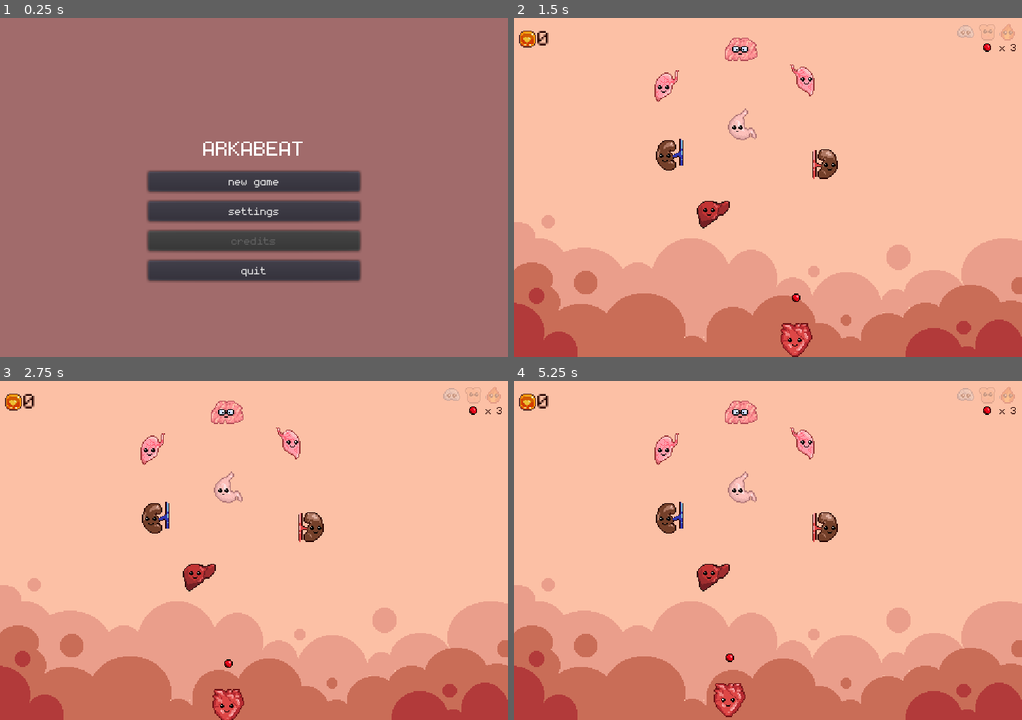
Above: before the commit, frames 1-4 (two rows, left to right).
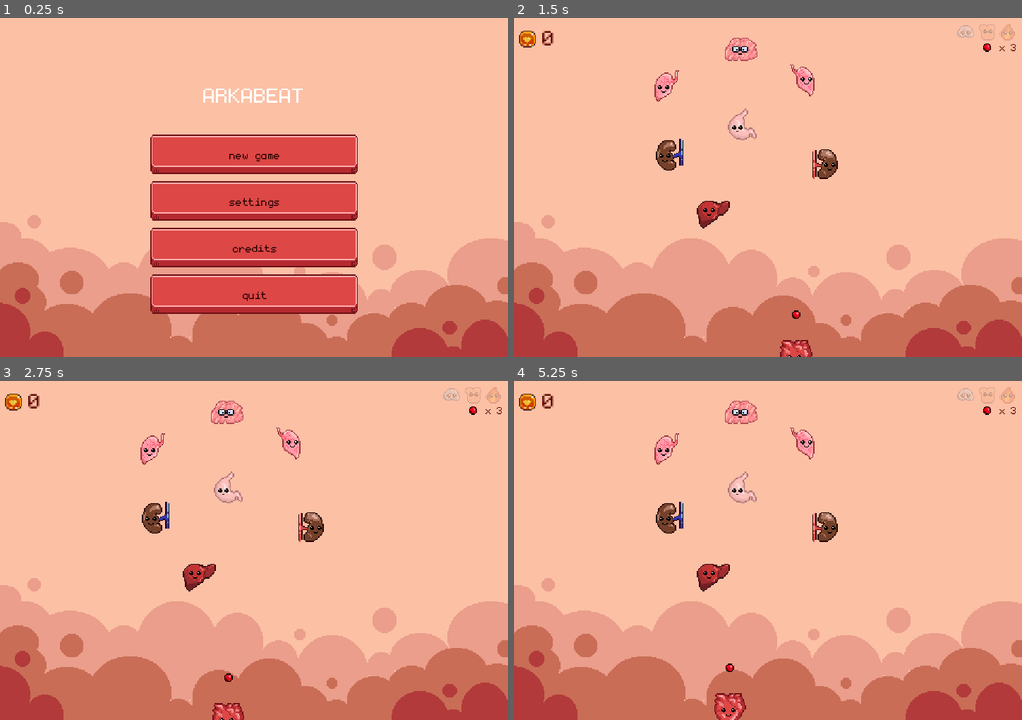
Above: after the commit, the same moments.

Repository: dmitriy-shmilo/arkabeat
Game: Godot game, scene res://screens/title/title.tscn
Two runs of this game, one before a commit and one after it. Both use one fixed random seed, a clock stepped at 60 frames per second and the inputs below. Sound files missing from this copy of the repository are replaced by a short silence.
Inputs (mouse positions are in pixels of both pictures, inside the frame that each line leads up to):
- Up to frame 1 (0.25 s): no input
- Up to frame 2 (1.5 s): click "new game" at 0.5 s; tap Enter at 1.25 s; move the mouse to (798, 187) at 1.27 s
- Up to frame 3 (2.75 s): tap Space at 2 s; move the mouse to (228, 550) at 2.02 s
- Up to frame 4 (5.25 s): tap Enter at 2.75, 4.25 s; move the mouse to (778, 543) at 2.77 s; tap Space at 3.5, 5 s; move the mouse to (762, 557) at 3.52 s; move the mouse to (803, 553) at 4.27 s; move the mouse to (727, 547) at 5.02 s

The runs differ from the first frame. In frame 1, 100% of the frame differs, in the area x 0-100%, y 0-100%; in frame 2, 0.7%; in frame 3, 0.7%; in frame 4, 0.7%.
Error in both runs: Trying to assign value of type 'AnimatedSprite' to a variable of type 'Sprite'. (res://bat/bat.gd:6)

Commit message:
Change default button skins, other minor UI adjustments

Diff:
--- /dev/null
+++ b/default_font.tres
@@ -0,0 +1,6 @@
+[gd_resource type="DynamicFont" load_steps=2 format=2]
+
+[ext_resource path="res://monogram.ttf" type="DynamicFontData" id=1]
+
+[resource]
+font_data = ExtResource( 1 )
--- a/default_theme.tres
+++ b/default_theme.tres
@@ -1,9 +1,71 @@
-[gd_resource type="Theme" load_steps=3 format=2]
+[gd_resource type="Theme" load_steps=13 format=2]
 
-[ext_resource path="res://monogram.ttf" type="DynamicFontData" id=1]
+[ext_resource path="res://default_font.tres" type="DynamicFont" id=1]
+[ext_resource path="res://ui.png" type="Texture" id=2]
 
-[sub_resource type="DynamicFont" id=1]
-font_data = ExtResource( 1 )
+[sub_resource type="StyleBoxEmpty" id=12]
+
+[sub_resource type="StyleBoxTexture" id=3]
+texture = ExtResource( 2 )
+region_rect = Rect2( 32, 0, 32, 32 )
+margin_left = 11.259
+margin_right = 8.757
+
+[sub_resource type="StyleBoxTexture" id=2]
+content_margin_top = 16.0
+content_margin_bottom = 16.0
+texture = ExtResource( 2 )
+region_rect = Rect2( 0, 0, 32, 32 )
+margin_left = 12.1412
+margin_right = 8.26102
+
+[sub_resource type="StyleBoxTexture" id=4]
+content_margin_top = 3.0
+texture = ExtResource( 2 )
+region_rect = Rect2( 64, 0, 32, 32 )
+margin_left = 12.8405
+margin_right = 11.8334
+
+[sub_resource type="StyleBoxEmpty" id=10]
+
+[sub_resource type="StyleBoxEmpty" id=11]
+
+[sub_resource type="StyleBoxEmpty" id=7]
+
+[sub_resource type="StyleBoxEmpty" id=8]
+
+[sub_resource type="StyleBoxEmpty" id=6]
+
+[sub_resource type="StyleBoxEmpty" id=9]
 
 [resource]
-default_font = SubResource( 1 )
+default_font = ExtResource( 1 )
+Button/colors/font_color = Color( 0.14902, 0.0117647, 0.00392157, 1 )
+Button/colors/font_color_disabled = Color( 0.9, 0.9, 0.9, 0.2 )
+Button/colors/font_color_hover = Color( 0.94, 0.94, 0.94, 1 )
+Button/colors/font_color_pressed = Color( 1, 1, 1, 1 )
+Button/constants/hseparation = 2
+Button/fonts/font = ExtResource( 1 )
+Button/styles/disabled = null
+Button/styles/focus = SubResource( 12 )
+Button/styles/hover = SubResource( 3 )
+Button/styles/normal = SubResource( 2 )
+Button/styles/pressed = SubResource( 4 )
+CheckBox/colors/font_color = Color( 0.88, 0.88, 0.88, 1 )
+CheckBox/colors/font_color_disabled = Color( 0.9, 0.9, 0.9, 0.2 )
+CheckBox/colors/font_color_hover = Color( 0.94, 0.94, 0.94, 1 )
+CheckBox/colors/font_color_hover_pressed = Color( 1, 1, 1, 1 )
+CheckBox/colors/font_color_pressed = Color( 1, 1, 1, 1 )
+CheckBox/constants/check_vadjust = 0
+CheckBox/constants/hseparation = 4
+CheckBox/fonts/font = null
+CheckBox/icons/checked = null
+CheckBox/icons/radio_checked = null
+CheckBox/icons/radio_unchecked = null
+CheckBox/icons/unchecked = null
+CheckBox/styles/disabled = SubResource( 10 )
+CheckBox/styles/focus = SubResource( 11 )
+CheckBox/styles/hover = SubResource( 7 )
+CheckBox/styles/hover_pressed = SubResource( 8 )
+CheckBox/styles/normal = SubResource( 6 )
+CheckBox/styles/pressed = SubResource( 9 )
--- a/organ/organ.tscn
+++ b/organ/organ.tscn
@@ -161,6 +161,7 @@
 visible = false
 position = Vector2( 12.4017, -18.7491 )
 frames = SubResource( 6 )
+frame = 1
 playing = true
 
 [node name="Audio" type="AudioStreamPlayer" parent="."]
--- a/screens/main/main.tscn
+++ b/screens/main/main.tscn
@@ -119,6 +119,8 @@
 [node name="GUI" type="Control" parent="CanvasLayer"]
 anchor_right = 1.0
 anchor_bottom = 1.0
+margin_top = 0.0869064
+margin_bottom = 0.0869141
 mouse_filter = 2
 theme = ExtResource( 6 )
 script = ExtResource( 7 )
@@ -149,11 +151,13 @@
 }
 
 [node name="X" type="Label" parent="CanvasLayer/GUI/LivesContainer"]
+anchor_left = -0.00367201
+anchor_right = -0.00367201
 margin_left = 21.0
 margin_top = 1.0
 margin_right = 27.0
 margin_bottom = 14.0
-custom_colors/font_color = Color( 0.14902, 0.0117647, 0.00392157, 1 )
+custom_colors/font_color = Color( 0.372549, 0.0431373, 0.0235294, 1 )
 text = "x"
 __meta__ = {
 "_edit_use_anchors_": false
@@ -164,7 +168,7 @@
 margin_top = 1.0
 margin_right = 37.0
 margin_bottom = 14.0
-custom_colors/font_color = Color( 0.14902, 0.0117647, 0.00392157, 1 )
+custom_colors/font_color = Color( 0.372549, 0.0431373, 0.0235294, 1 )
 text = "0"
 __meta__ = {
 "_edit_use_anchors_": false
@@ -181,12 +185,12 @@
 [node name="Score" type="Label" parent="CanvasLayer/GUI"]
 anchor_top = -0.00648174
 anchor_bottom = -0.00648174
-margin_left = 22.0
+margin_left = 27.0
 margin_top = 7.07416
-margin_right = 107.0
+margin_right = 112.0
 margin_bottom = 21.0742
 rect_scale = Vector2( 2, 2 )
-custom_colors/font_color = Color( 0.14902, 0.0117647, 0.00392157, 1 )
+custom_colors/font_color = Color( 0.372549, 0.0431373, 0.0235294, 1 )
 text = "0"
 __meta__ = {
 "_edit_use_anchors_": false
--- a/screens/settings/settings.tscn
+++ b/screens/settings/settings.tscn
@@ -30,27 +30,27 @@
 anchor_right = 0.5
 anchor_bottom = 0.5
 margin_left = -100.0
-margin_top = -99.0
+margin_top = -132.5
 margin_right = 100.0
-margin_bottom = 99.0
+margin_bottom = 132.5
 rect_min_size = Vector2( 200, 100 )
-custom_constants/separation = 15
 alignment = 1
 __meta__ = {
 "_edit_use_anchors_": false
 }
 
 [node name="Title" type="Label" parent="VBoxContainer"]
+margin_top = 16.0
 margin_right = 200.0
-margin_bottom = 26.0
+margin_bottom = 42.0
 custom_fonts/font = ExtResource( 3 )
 text = "SETTINGS"
 align = 1
 
 [node name="SfxContainer" type="HBoxContainer" parent="VBoxContainer"]
-margin_top = 41.0
+margin_top = 46.0
 margin_right = 200.0
-margin_bottom = 57.0
+margin_bottom = 62.0
 
 [node name="SfxLabel" type="Label" parent="VBoxContainer/SfxContainer"]
 margin_top = 1.0
@@ -67,9 +67,9 @@
 size_flags_horizontal = 3
 
 [node name="MusicContainer" type="HBoxContainer" parent="VBoxContainer"]
-margin_top = 72.0
+margin_top = 66.0
 margin_right = 200.0
-margin_bottom = 88.0
+margin_bottom = 82.0
 
 [node name="MusicLabel" type="Label" parent="VBoxContainer/MusicContainer"]
 margin_top = 1.0
@@ -86,28 +86,28 @@
 size_flags_horizontal = 3
 
 [node name="ParticlesCheckbox" type="CheckBox" parent="VBoxContainer"]
-margin_top = 103.0
+margin_top = 86.0
 margin_right = 200.0
-margin_bottom = 127.0
+margin_bottom = 102.0
 pressed = true
 text = "enable particles"
 
 [node name="FullscreenButton" type="Button" parent="VBoxContainer"]
-margin_top = 142.0
+margin_top = 106.0
 margin_right = 200.0
-margin_bottom = 161.0
+margin_bottom = 151.0
 text = "toggle fullscreen"
 
 [node name="BackButton" type="Button" parent="VBoxContainer"]
-margin_top = 176.0
+margin_top = 155.0
 margin_right = 200.0
-margin_bottom = 195.0
+margin_bottom = 200.0
 text = "back"
 
 [node name="QuitButton" type="Button" parent="VBoxContainer"]
-margin_top = 210.0
+margin_top = 204.0
 margin_right = 200.0
-margin_bottom = 229.0
+margin_bottom = 249.0
 text = "quit"
 [connection signal="visibility_changed" from="." to="." method="_on_Settings_visibility_changed"]
 [connection signal="value_changed" from="VBoxContainer/SfxContainer/SfxSlider" to="." method="_on_SfxSlider_value_changed"]
--- a/screens/title/title.tscn
+++ b/screens/title/title.tscn
@@ -1,9 +1,10 @@
-[gd_scene load_steps=5 format=2]
+[gd_scene load_steps=6 format=2]
 
 [ext_resource path="res://default_theme.tres" type="Theme" id=1]
 [ext_resource path="res://screens/title/title.gd" type="Script" id=2]
 [ext_resource path="res://screens/settings/settings.tscn" type="PackedScene" id=3]
 [ext_resource path="res://title_font.tres" type="DynamicFont" id=4]
+[ext_resource path="res://screens/main/background.png" type="Texture" id=5]
 
 [node name="Control" type="Control"]
 anchor_right = 1.0
@@ -14,13 +15,10 @@
 "_edit_use_anchors_": false
 }
 
-[node name="ColorRect" type="ColorRect" parent="."]
-anchor_right = 1.0
-anchor_bottom = 1.0
-color = Color( 0.635294, 0.423529, 0.423529, 1 )
-__meta__ = {
-"_edit_use_anchors_": false
-}
+[node name="TextureRect" type="TextureRect" parent="."]
+margin_right = 480.0
+margin_bottom = 320.0
+texture = ExtResource( 5 )
 
 [node name="VBoxContainer" type="VBoxContainer" parent="."]
 anchor_left = 0.5
@@ -28,18 +26,19 @@
 anchor_right = 0.5
 anchor_bottom = 0.5
 margin_left = -100.0
-margin_top = -50.0
+margin_top = -123.0
 margin_right = 100.0
-margin_bottom = 50.0
+margin_bottom = 123.0
 rect_min_size = Vector2( 200, 100 )
-custom_constants/separation = 10
+custom_constants/separation = 0
 __meta__ = {
 "_edit_use_anchors_": false
 }
 
 [node name="TitleLabel" type="Label" parent="VBoxContainer"]
+margin_top = 20.0
 margin_right = 200.0
-margin_bottom = 26.0
+margin_bottom = 46.0
 size_flags_horizontal = 3
 size_flags_vertical = 6
 custom_fonts/font = ExtResource( 4 )
@@ -47,28 +46,27 @@
 align = 1
 
 [node name="NewGameButton" type="Button" parent="VBoxContainer"]
-margin_top = 36.0
+margin_top = 66.0
 margin_right = 200.0
-margin_bottom = 55.0
+margin_bottom = 111.0
 text = "new game"
 
 [node name="SettingsButton" type="Button" parent="VBoxContainer"]
-margin_top = 65.0
+margin_top = 111.0
 margin_right = 200.0
-margin_bottom = 84.0
+margin_bottom = 156.0
 text = "settings"
 
 [node name="CreditsButton" type="Button" parent="VBoxContainer"]
-margin_top = 94.0
+margin_top = 156.0
 margin_right = 200.0
-margin_bottom = 113.0
-disabled = true
+margin_bottom = 201.0
 text = "credits"
 
 [node name="QuitButton" type="Button" parent="VBoxContainer"]
-margin_top = 123.0
+margin_top = 201.0
 margin_right = 200.0
-margin_bottom = 142.0
+margin_bottom = 246.0
 text = "quit"
 
 [node name="Settings" parent="." instance=ExtResource( 3 )]
@@ -77,7 +75,7 @@
 [node name="ColorRect" parent="Settings" index="0"]
 color = Color( 0.635294, 0.423529, 0.423529, 1 )
 
-[node name="QuitButton" parent="Settings/VBoxContainer" index="5"]
+[node name="QuitButton" parent="Settings/VBoxContainer" index="6"]
 visible = false
 [connection signal="pressed" from="VBoxContainer/NewGameButton" to="." method="_on_NewGameButton_pressed"]
 [connection signal="pressed" from="VBoxContainer/SettingsButton" to="." method="_on_SettingsButton_pressed"]
Binary file added: art/ui.aseprite
Not shown: 1 places in screens/main/main.tscn that only renumber resources
Binary file added: ui.png
Not shown, added: ui.png.import
